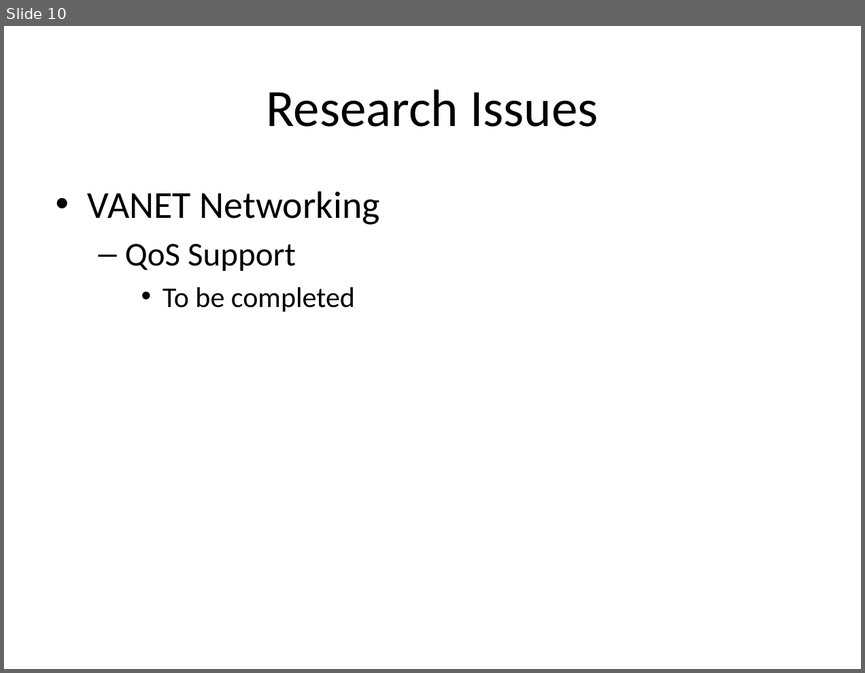
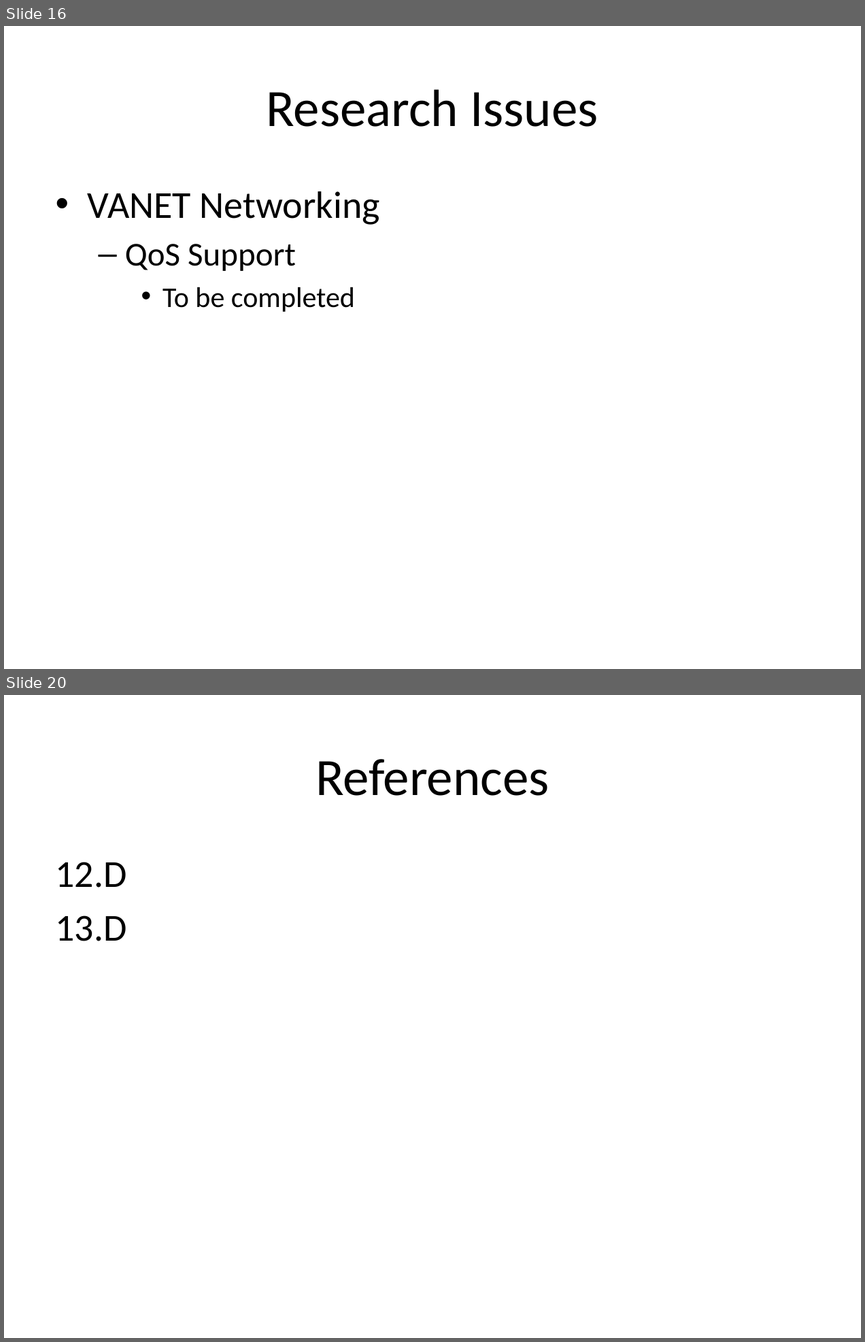
Before and after one commit to zhuangdizhu/huawei_internship, a slide deck: V2V/V2VReview.pptx. Shown one above the other, each under a label of ours: slide 10 before the commit, slides 16 and 20 after it; the slides between them are not shown. The pictures are 865x673 and 865x1342 pixels, drawn with LibreOffice and Linux fonts; fonts in the diff are those of the drawing. Boxes give left, top, right and bottom in pixels: in the first picture for what was removed or moved away, otherwise in the second. Text is boxed around its words. In the diff, an @@ line names an element or a change of style, - is before the commit and + after.

```diff
--- a/V2V/V2VReview.pptx
+++ b/V2V/V2VReview.pptx
@@ slide 20 added at (4, 695, 861, 1338), background #FFFFFF @@
@@ title added at (315, 759, 549, 796), 44 pt, text #000000 @@
+References
@@ text added at (56, 862, 127, 941), 32 pt, text #000000 @@
+12. D
+13. D
@@ what was slide 10 is now slide 16 @@
```
Also in this commit, not shown: 10 slides changed, 7 other slides added, 1 slide removed, 11 other files.
